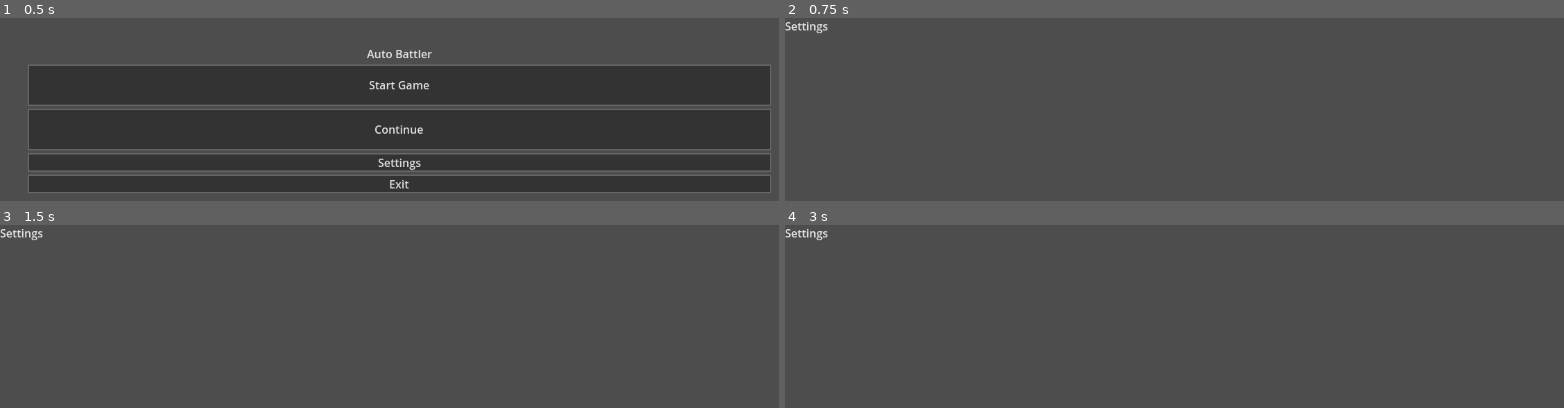
Above: before the commit, frames 1-4 (two rows, left to right).
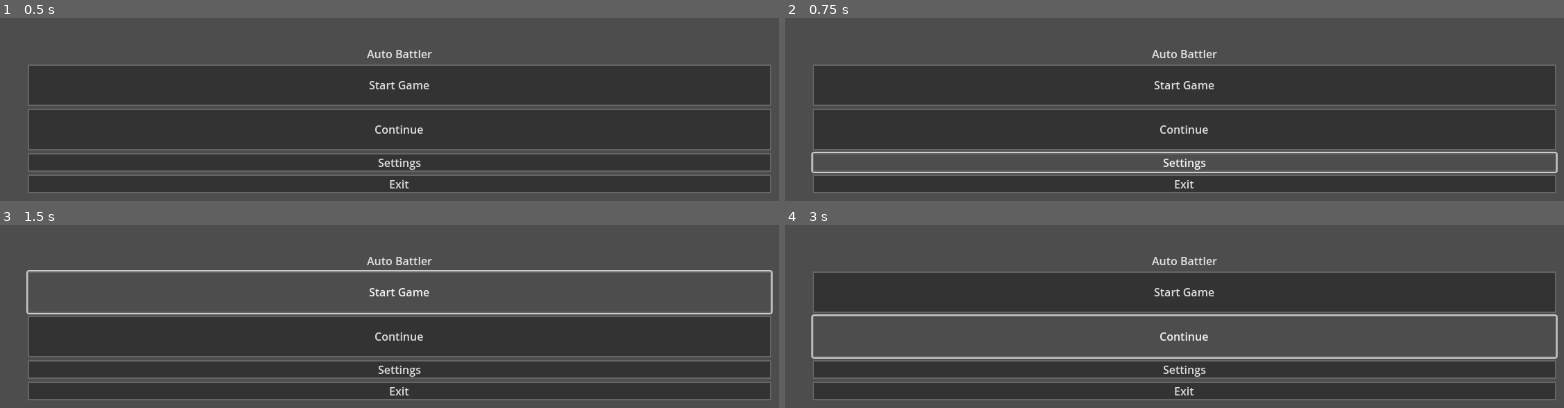
Above: after the commit, the same moments.

Repository: sxfoster/auto-battler
Game: Godot game, scene res://scenes/MainMenu.tscn
Two runs of this game, one before a commit and one after it. Both use one fixed random seed, a clock stepped at 60 frames per second and the inputs below.
Inputs (mouse positions are in pixels of both pictures, inside the frame that each line leads up to):
- Up to frame 1 (0.5 s): no input
- Up to frame 2 (0.75 s): click "Settings" at 0.5 s
- Up to frame 3 (1.5 s): click (397, 292) at 1.25 s, where only the run after the commit has a clickable "Start Game"
- Up to frame 4 (3 s): click (1182, 292) at 2 s, where only the run after the commit has a clickable "Start Game"; click (1182, 336) at 2.75 s, where only the run after the commit has a clickable "Continue"

Frame 1 is identical in both runs. In frame 2, 54% of the frame differs, in the area x 0-100%, y 2-96%; in frame 3, 42%; in frame 4, 42%.
Error before the commit: Cannot call method 'connect' on a null value. (res://scripts/ui/SettingsScene.gd:4)
Error after the commit: Parse Error: Used tab character for indentation instead of space as used before in the file. (res://scripts/main/GameManager.gd:8)

Commit message:
Add SceneLoader and wire scenes

Diff:
--- a/auto-battler/project.godot
+++ b/auto-battler/project.godot
@@ -18,3 +18,4 @@
 [autoload]
 
 GameManager="*res://scripts/main/GameManager.gd"
+SceneLoader="*res://scripts/main/SceneLoader.gd"
--- a/auto-battler/scripts/combat/CombatScene.gd
+++ b/auto-battler/scripts/combat/CombatScene.gd
@@ -97,7 +97,8 @@
 						gm.on_combat_end(true, results)
 				elif gm.has_method("on_combat_victory"):
 						gm.on_combat_victory(results)
-		end_combat()
+                end_combat()
+                SceneLoader.goto_scene("PostBattleSummary")
 
 func _on_combat_defeat(results: Dictionary) -> void:
 		var gm = get_node_or_null("/root/GameManager")
@@ -106,7 +107,8 @@
 						gm.on_combat_end(false, results)
 				elif gm.has_method("on_combat_ended"):
 						gm.on_combat_ended(false)
-		end_combat()
+                end_combat()
+                SceneLoader.goto_scene("PostBattleSummary")
 
 func add_combat_log_entry(text_entry: String):
 	var new_log = Label.new()
--- a/auto-battler/scripts/main/GameManager.gd
+++ b/auto-battler/scripts/main/GameManager.gd
@@ -2,8 +2,8 @@
 var current_party_selection: Array = []
 
 func start_run():
-	print("GameManager.start_run()")
-	get_tree().change_scene_to_file("res://scenes/MainMenu.tscn")
+        print("GameManager.start_run()")
+        SceneLoader.goto_scene("MainMenu")
 
 func on_preparation_done(party_data: Array) -> void:
 	current_party_selection = party_data
@@ -11,4 +11,4 @@
 	change_to_dungeon_map()
 
 func change_to_dungeon_map() -> void:
-	get_tree().change_scene_to_file("res://scenes/DungeonMap.tscn")
+        SceneLoader.goto_scene("DungeonMap")
--- /dev/null
+++ b/auto-battler/scripts/main/SceneLoader.gd
@@ -0,0 +1,24 @@
+extends Node
+class_name SceneLoader
+
+static var SCENES := {
+    "MainMenu": "res://scenes/MainMenu.tscn",
+    "PartySetup": "res://scenes/PartySetup.tscn",
+    "PreparationScene": "res://scenes/PreparationScene.tscn",
+    "DungeonMap": "res://scenes/DungeonMap.tscn",
+    "CombatScene": "res://scenes/CombatScene.tscn",
+    "PostBattleSummary": "res://scenes/PostBattleSummary.tscn",
+    "RestScene": "res://scenes/RestScene.tscn",
+    "SettingsScene": "res://scenes/SettingsScene.tscn",
+    "CraftingScene": "res://scenes/CraftingScene.tscn",
+    "LootPanel": "res://scenes/LootPanel.tscn",
+    "EventPanel": "res://scenes/EventPanel.tscn",
+    "InventoryCrafting": "res://scenes/InventoryCrafting.tscn",
+    "Bootstrap": "res://scenes/Bootstrap.tscn"
+}
+
+static func goto_scene(key: String) -> void:
+    if !SCENES.has(key):
+        push_error("SceneLoader: Unknown scene key %s" % key)
+        return
+    get_tree().change_scene_to_file(SCENES[key])
--- a/auto-battler/scripts/ui/LootPanel.gd
+++ b/auto-battler/scripts/ui/LootPanel.gd
@@ -155,4 +155,4 @@
 	# move_to_front()
 
 func _on_Collect_pressed():
-	get_node("/root/GameManager").change_to_dungeon_map()
+        SceneLoader.goto_scene("DungeonMap")
--- a/auto-battler/scripts/ui/MainMenu.gd
+++ b/auto-battler/scripts/ui/MainMenu.gd
@@ -12,13 +12,13 @@
 	exit_button.connect("pressed", Callable(self, "_on_ExitButton_pressed"))
 
 func _on_StartButton_pressed():
-	get_tree().change_scene_to_file("res://scenes/PreparationScene.tscn")
+        SceneLoader.goto_scene("PartySetup")
 
 func _on_ContinueButton_pressed():
-	get_tree().change_scene_to_file("res://scenes/DungeonMap.tscn")
+        SceneLoader.goto_scene("DungeonMap")
 
 func _on_SettingsButton_pressed():
-	get_tree().change_scene_to_file("res://scenes/SettingsScene.tscn")
+        SceneLoader.goto_scene("SettingsScene")
 
 func _on_ExitButton_pressed():
 	get_tree().quit()
--- a/auto-battler/scripts/ui/PartySetup.gd
+++ b/auto-battler/scripts/ui/PartySetup.gd
@@ -16,9 +16,8 @@
 		# Additional labels can be initialized here if needed
 
 func _on_ready_button_pressed():
-	print("Ready button pressed")
-	# Transition to the dungeon map scene
-	# get_tree().change_scene_to_file("res://scenes/DungeonMap.tscn")
+        print("Ready button pressed")
+        SceneLoader.goto_scene("PreparationScene")
 
 # Placeholder functions for drag-and-drop card assignment
 # In a real implementation, these would handle drag data
--- a/auto-battler/scripts/ui/PostBattleSummary.gd
+++ b/auto-battler/scripts/ui/PostBattleSummary.gd
@@ -28,5 +28,5 @@
     summary_label.text = "XP Gained: %d\nLoot: %s" % [xp, loot_text]
 
 func _on_continue_button_pressed() -> void:
-    GameManager.on_post_battle_continue()
+    SceneLoader.goto_scene("RestScene")
     emit_signal("continue_pressed")
--- a/auto-battler/scripts/ui/PreparationScene.gd
+++ b/auto-battler/scripts/ui/PreparationScene.gd
@@ -8,7 +8,7 @@
 func _on_ReadyButton_pressed():
     var party_selection = gather_selected_party()
     print("Party ready:", party_selection)
-    get_node("/root/GameManager").on_preparation_done(party_selection)
+    SceneLoader.goto_scene("DungeonMap")
 
 func gather_selected_party() -> Array:
     var result: Array = []
--- a/auto-battler/scripts/ui/RestScene.gd
+++ b/auto-battler/scripts/ui/RestScene.gd
@@ -137,8 +137,7 @@
     if _rest_manager and _rest_manager.has_method("on_rest_continue"):
         _rest_manager.on_rest_continue()
     get_node("/root/GameManager").on_rest_continue()
-    # Transition to the next scene (e.g., DungeonMap or a post-rest summary)
-    # Example: get_tree().change_scene_to_file("res://scenes/DungeonMap.tscn")
+    SceneLoader.goto_scene("DungeonMap")
 
 
 # Call this function if party data changes from an external source
--- a/auto-battler/scripts/ui/SettingsScene.gd
+++ b/auto-battler/scripts/ui/SettingsScene.gd
@@ -4,4 +4,4 @@
     $BackButton.connect("pressed", Callable(self, "_on_BackButton_pressed"))
 
 func _on_BackButton_pressed():
-    get_tree().change_scene_to_file("res://scenes/MainMenu.tscn")
+    SceneLoader.goto_scene("MainMenu")
